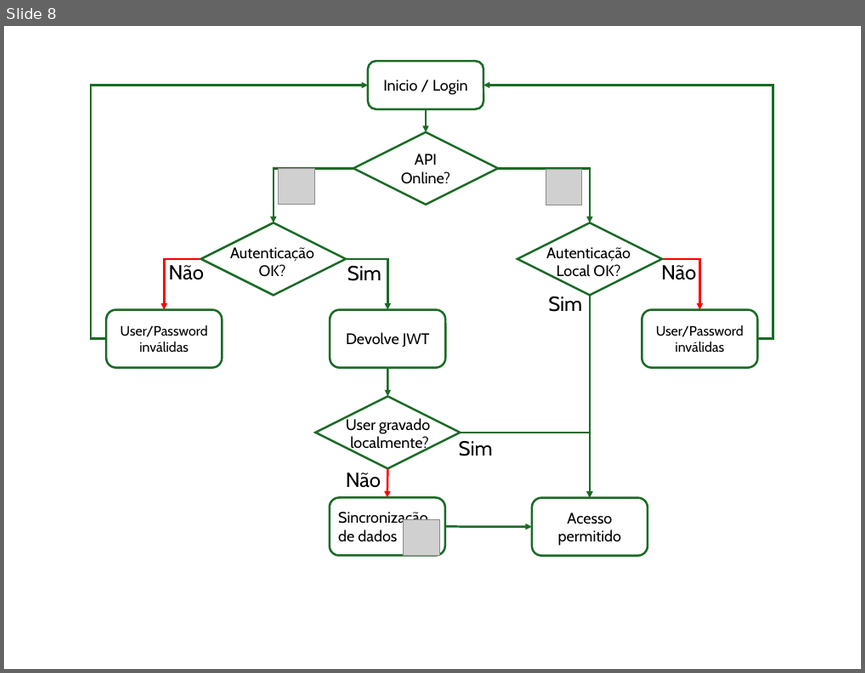
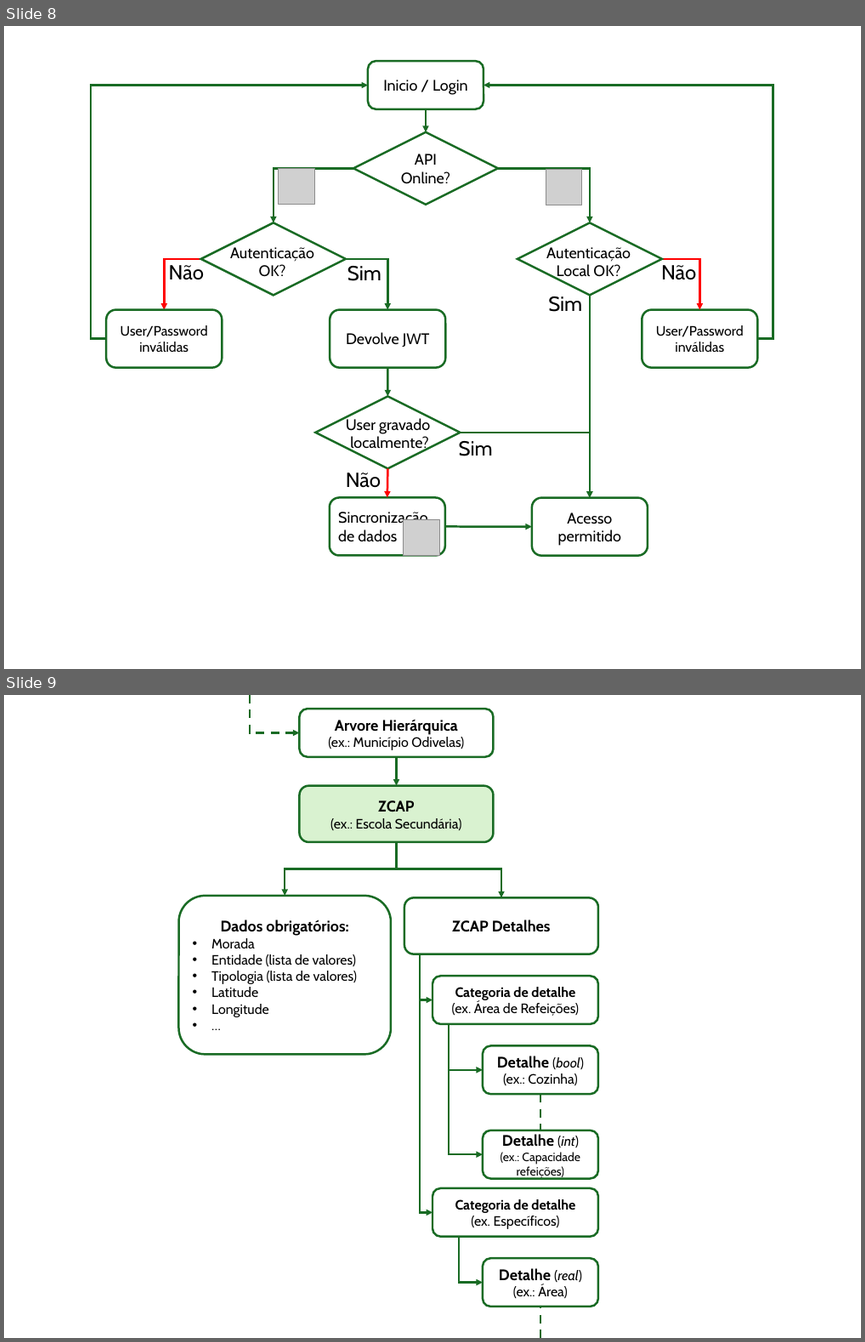
Before and after one commit to Dimas48263/PS_Project_2425, a slide deck: Entregas/06 Final Report/Cartaz v2.pptx. Shown one above the other, each under a label of ours: slide 8 before the commit, slides 8 and 9 after it. The pictures are 865x673 and 865x1342 pixels, drawn with LibreOffice and Linux fonts; fonts in the diff are those of the drawing; grey boxes stand for pictures. Boxes give left, top, right and bottom in pixels: in the first picture for what was removed or moved away, otherwise in the second. Text is boxed around its words. In the diff, an @@ line names an element or a change of style, - is before the commit and + after.

```diff
--- a/Entregas/06 Final Report/Cartaz v2.pptx
+++ b/Entregas/06 Final Report/Cartaz v2.pptx
@@ slide 9 added at box(4, 695, 861, 1338), background #FFFFFF @@
@@ elbow arrow added from (250, 695) to (300, 733), #196B24 2.5 pt dashed @@
@@ rounded rectangle added at box(300, 709, 494, 757), fill #FFFFFF, outline #196B24 2.5 pt, 16 pt, text #000000 @@
+Arvore Hierárquica
+(ex.: Município Odivelas)
@@ arrow added from (397, 757) to (397, 786), #196B24 2.5 pt @@
@@ rounded rectangle added at box(300, 786, 494, 842), fill #D9F2D0, outline #196B24 2.5 pt, 16 pt, text #000000 @@
+ZCAP
+(ex.: Escola Secundária)
@@ elbow arrow added from (397, 842) to (284, 896), #196B24 2.5 pt @@
@@ elbow arrow added from (397, 842) to (501, 897), #196B24 2.5 pt @@
@@ rounded rectangle added at box(178, 896, 390, 1055), fill #FFFFFF, outline #196B24 2.5 pt, 16 pt, text #000000 @@
+Dados obrigatórios:
+• Morada
+• Entidade (lista de valores)
+• Tipologia (lista de valores)
+• Latitude
+• Longitude
+• …
@@ rounded rectangle added at box(404, 897, 598, 954), fill #FFFFFF, outline #196B24 2.5 pt, 18 pt, text #000000, bold @@
+ZCAP Detalhes
@@ elbow arrow added from (420, 954) to (432, 1000), #196B24 2.5 pt @@
@@ elbow arrow added from (420, 954) to (432, 1212), #196B24 2.5 pt @@
@@ rounded rectangle added at box(432, 975, 598, 1024), fill #FFFFFF, outline #196B24 2.5 pt, 16 pt, text #000000 @@
+Categoria de detalhe
+(ex. Área de Refeições)
@@ elbow arrow added from (449, 1024) to (483, 1070), #196B24 2.5 pt @@
@@ elbow arrow added from (449, 1024) to (483, 1154), #196B24 2.5 pt @@
@@ rounded rectangle added at box(483, 1046, 598, 1094), fill #FFFFFF, outline #196B24 2.5 pt, 16 pt, text #000000 @@
+Detalhe (bool)
+(ex.: Cozinha)
@@ line added from (540, 1094) to (540, 1130), #196B24 2.5 pt dashed @@
@@ rounded rectangle added at box(483, 1130, 598, 1179), fill #FFFFFF, outline #196B24 2.5 pt, 14 pt, text #000000 @@
+Detalhe (int)
+(ex.: Capacidade refeições)
@@ rounded rectangle added at box(432, 1188, 598, 1236), fill #FFFFFF, outline #196B24 2.5 pt, 16 pt, text #000000, bold @@
+Categoria de detalhe
+(ex. Específicos)
@@ elbow arrow added from (459, 1236) to (483, 1281), #196B24 2.5 pt @@
@@ rounded rectangle added at box(483, 1258, 598, 1306), fill #FFFFFF, outline #196B24 2.5 pt, 16 pt, text #000000 @@
+Detalhe (real)
+(ex.: Área)
@@ line added from (540, 1338) to (540, 1306), #196B24 2.5 pt dashed @@
```
Also in this commit, not shown: 1 other slide added, 6 other files.
